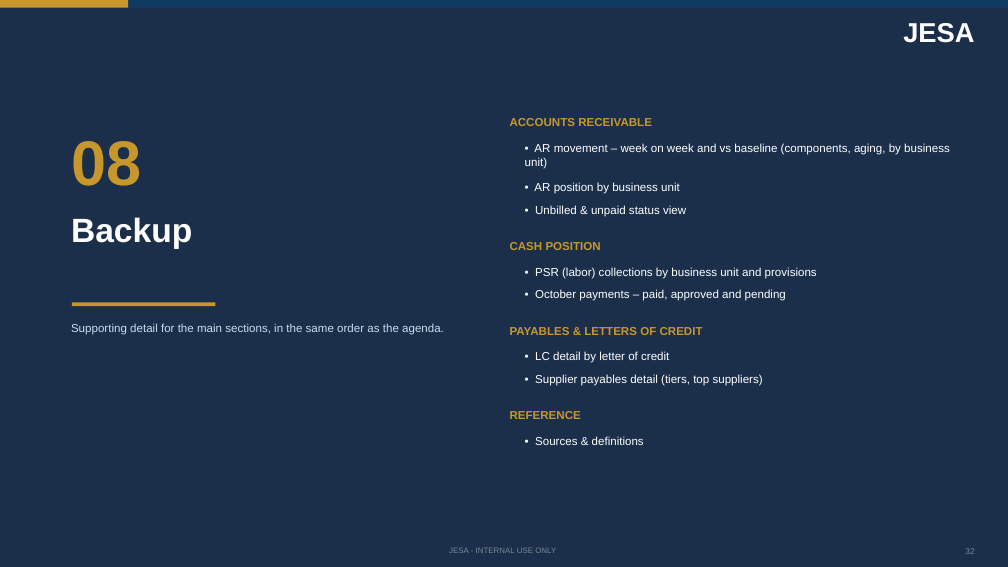
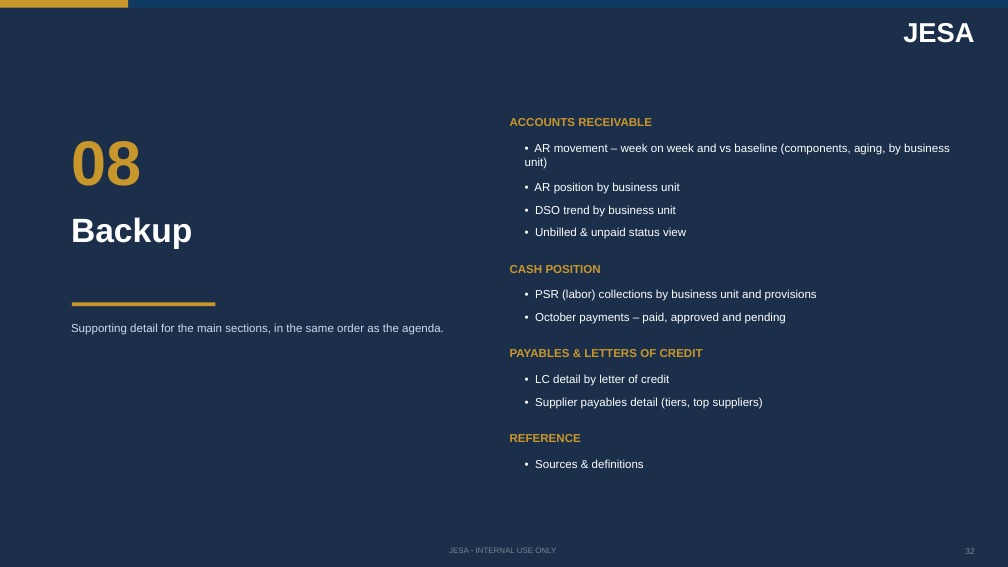
Before and after one commit to cherkaouihassan-art/Skills-Repo, a slide deck: slide 32 of weekly-ar-cash-deck/output/JESA_AR_Cash_Position_2026-10-21.pptx. Drawn at 1008x567 pixels with LibreOffice and Linux fonts; fonts in the diff are those of the drawing. Boxes give left, top, right and bottom in pixels: in the first picture for what was removed or moved away, otherwise in the second. Text is boxed around its words. In the diff, an @@ line names an element or a change of style, - is before the commit and + after.

```diff
--- a/weekly-ar-cash-deck/output/JESA_AR_Cash_Position_2026-10-21.pptx
+++ b/weekly-ar-cash-deck/output/JESA_AR_Cash_Position_2026-10-21.pptx
@@ text added at box(535, 205, 676, 217), 11 pt, text #FFFFFF @@
+• DSO trend by business unit
@@ 7 texts: place and size @@
-7 texts at box(510, 205, 817, 419)
+7 texts at box(510, 227, 817, 442)
@@ text "• Supplier payables detail (tiers, ...": place and size @@
-text "• Supplier payables detail (tiers, ..." at box(535, 374, 763, 386)
+text "• Supplier payables detail (tiers, ..." at box(535, 397, 763, 409)
@@ text "• Sources & definitions": place and size @@
-text "• Sources & definitions" at box(535, 436, 644, 445)
+text "• Sources & definitions" at box(535, 459, 644, 468)
```
Also in this commit, not shown: 13 other slides changed, 1 slide added, 8 other files.
